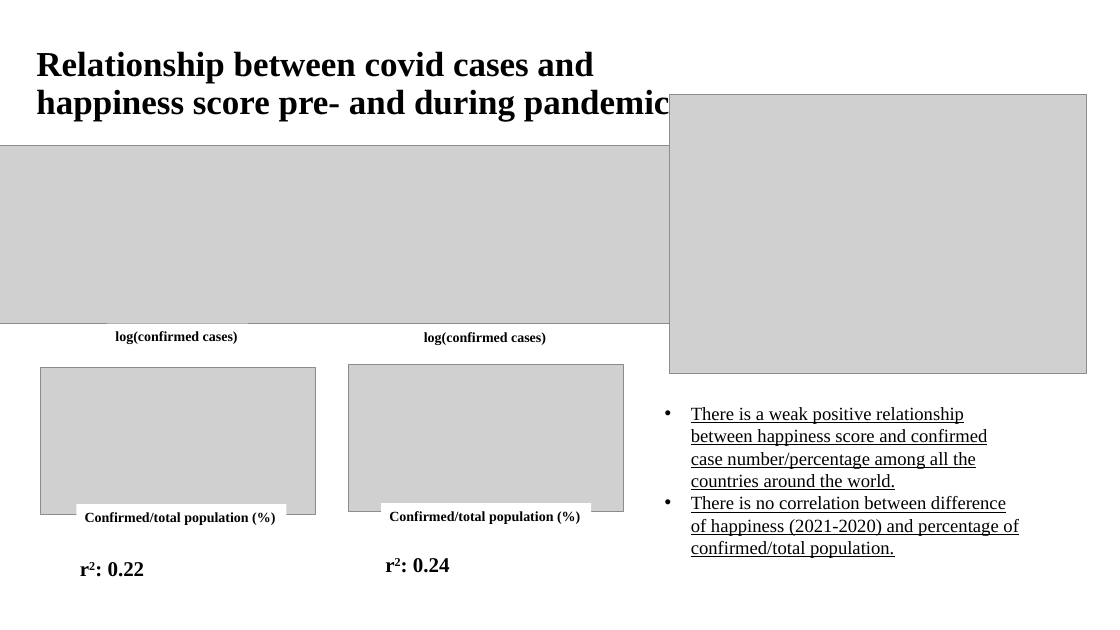
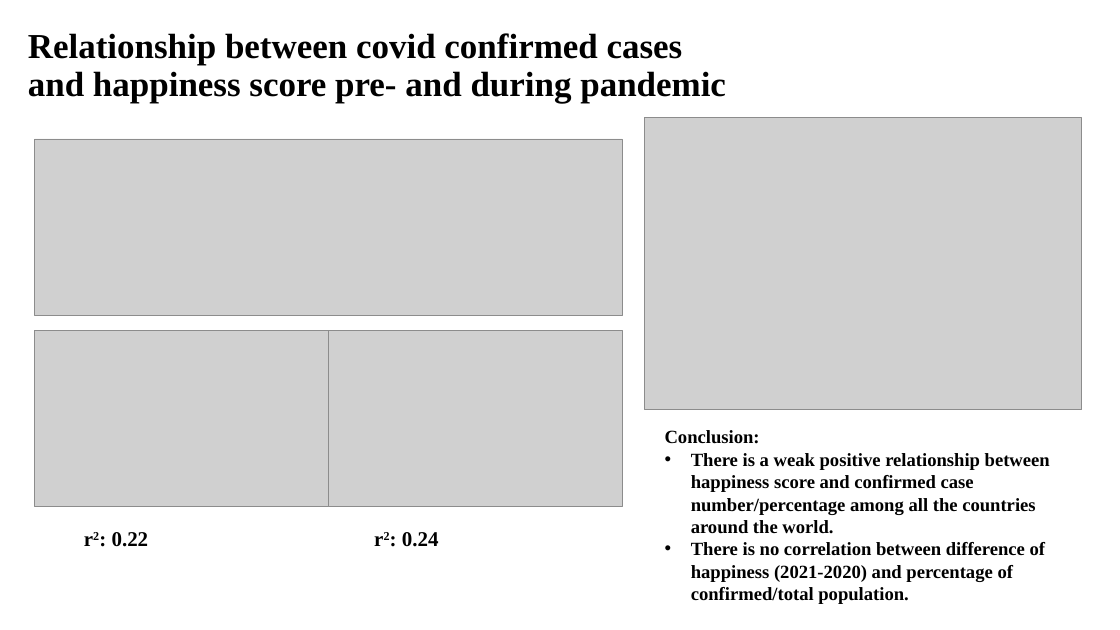
Before and after one commit to maxkrueger96/NU-Bootcamp-Data-Science-1, a slide deck: slide 7 of project_one.pptx (slide 3 before the commit). Drawn at 1120x630 pixels with LibreOffice and Linux fonts; fonts in the diff are those of the drawing; grey boxes stand for pictures. Boxes give left, top, right and bottom in pixels: in the first picture for what was removed or moved away, otherwise in the second. Text is boxed around its words. In the diff, an @@ line names an element or a change of style, - is before the commit and + after.

```diff
--- a/project_one.pptx
+++ b/project_one.pptx
@@ text at <box>28,33,726,104</box>: text changed @@
-Relationship between covid cases and happiness score pre- and during pandemic
+Relationship between covid confirmed cases and happiness score pre- and during pandemic
@@ picture: place and size @@
-picture at <box>670,94,1087,373</box>
+picture at <box>644,118,1082,409</box>
@@ picture: place and size @@
-picture at <box>0,145,688,323</box>
+picture at <box>34,139,622,315</box>
@@ rectangle removed at <box>108,323,249,349</box> @@
-log(confirmed cases)
@@ rectangle removed at <box>416,324,557,350</box> @@
-log(confirmed cases)
@@ picture: place and size @@
-picture at <box>40,367,316,514</box>
+picture at <box>34,330,329,507</box>
@@ picture: place and size @@
-picture at <box>349,365,624,512</box>
+picture at <box>329,330,623,507</box>
@@ text "Conclusion:": place and size @@
-text "Conclusion:" at <box>691,407,1019,558</box>
+text "Conclusion:" at <box>665,430,1050,604</box>
@@ text at <box>665,430,760,444</box>: paragraph added @@
+Conclusion:
@@ text at <box>691,453,1050,604</box>: bold on, underline off @@
@@ rectangle removed at <box>76,504,287,529</box> @@
-Confirmed/total population (%)
@@ rectangle removed at <box>381,503,592,528</box> @@
-Confirmed/total population (%)
@@ text "r2: 0.22": place and size @@
-text "r2: 0.22" at <box>108,562,145,577</box>
+text "r2: 0.22" at <box>112,532,149,547</box>
@@ text "r2: 0.24": place and size @@
-text "r2: 0.24" at <box>413,558,450,573</box>
+text "r2: 0.24" at <box>402,532,439,547</box>
```
Also in this commit, not shown: 2 other slides changed, 4 slides added, 13 other files.
